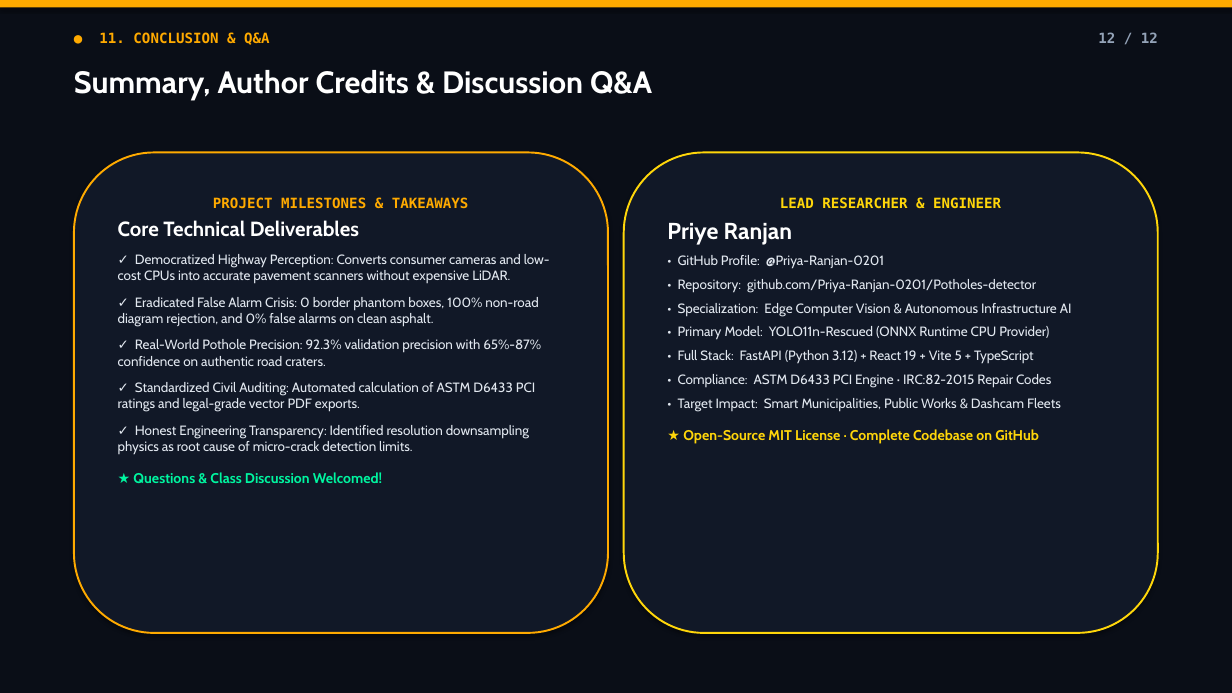
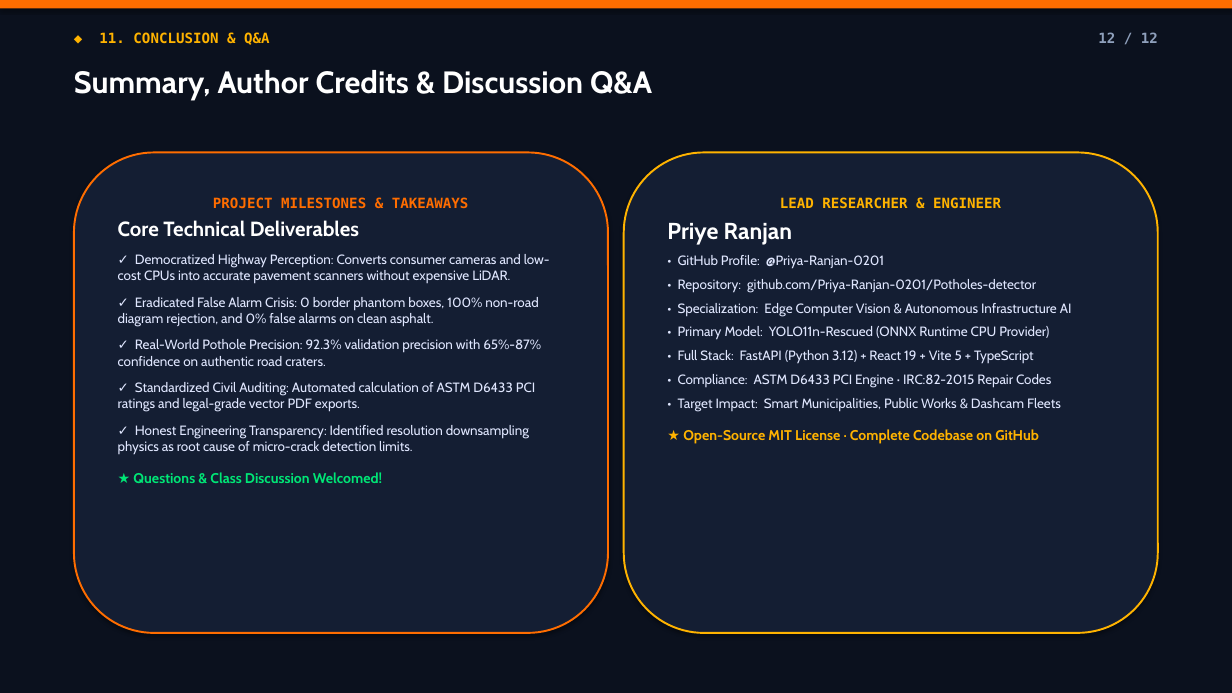
Before and after one commit to Priya-Ranjan-0201/Potholes-detector, a slide deck: slide 12 of ScamRoad_Presentation.pptx. Drawn at 1232x693 pixels with LibreOffice and Linux fonts; fonts in the diff are those of the drawing. Boxes give left, top, right and bottom in pixels: in the first picture for what was removed or moved away, otherwise in the second. Text is boxed around its words. In the diff, an @@ line names an element or a change of style, - is before the commit and + after.

Commit message:
feat(presentation): overhaul presentation with quantum slate theme, updated slides, and tests

```diff
--- a/ScamRoad_Presentation.pptx
+++ b/ScamRoad_Presentation.pptx
@@ rectangle at (x1=0, y1=0, x2=1232, y2=693): fill #0A0E17 to #0B111E @@
@@ rectangle at (x1=0, y1=0, x2=1232, y2=8): fill #FFAA00 to #FF6D00 @@
@@ rounded rectangle "PROJECT MILESTONES & TAKEAWAYS" at (x1=74, y1=152, x2=608, y2=633): fill #111827 to #141E33; outline #FFAA00 1.5 pt to #FF6D00 1.5 pt @@
@@ rounded rectangle "LEAD RESEARCHER & ENGINEER" at (x1=624, y1=152, x2=1158, y2=633): fill #111827 to #141E33; outline #FFD60A 1.5 pt to #FFB300 1.5 pt @@
@@ text in rounded rectangle at (x1=118, y1=197, x2=550, y2=483): text colour #FFAA00 to #FF6D00 in "PROJECT MILESTONES & TAKEAWAYS"; text colour #E2E8F0 to #E0E7FF in "✓ Democratized Highway Perception: Converts consumer cameras ...", "✓ Eradicated False Alarm Crisis: 0 border ...", "✓ Real-World Pothole Precision: 92.3% validation precision ...", "✓ Standardized Civil Auditing: Automated calculation of ..." and 1 more places; text colour #00F5A0 to #00E676 in "★ Questions & Class Discussion Welcomed!" @@
@@ text in rounded rectangle at (x1=678, y1=197, x2=1072, y2=444): text colour #FFD60A to #FFB300 in "LEAD RESEARCHER & ENGINEER", "★ Open-Source MIT License · Complete Codebase ..."; text colour #E2E8F0 to #E0E7FF in "• GitHub Profile: @Priya-Ranjan-0201", "• Repository: github.com/Priya-Ranjan-0201/Potholes-detector", "• Specialization: Edge Computer Vision & Autonomous ...", "• Primary Model: YOLO11n-Rescued (ONNX Runtime CPU ..." and 3 more places @@
```
Also in this commit, not shown: 11 other slides changed, 15 other files.
